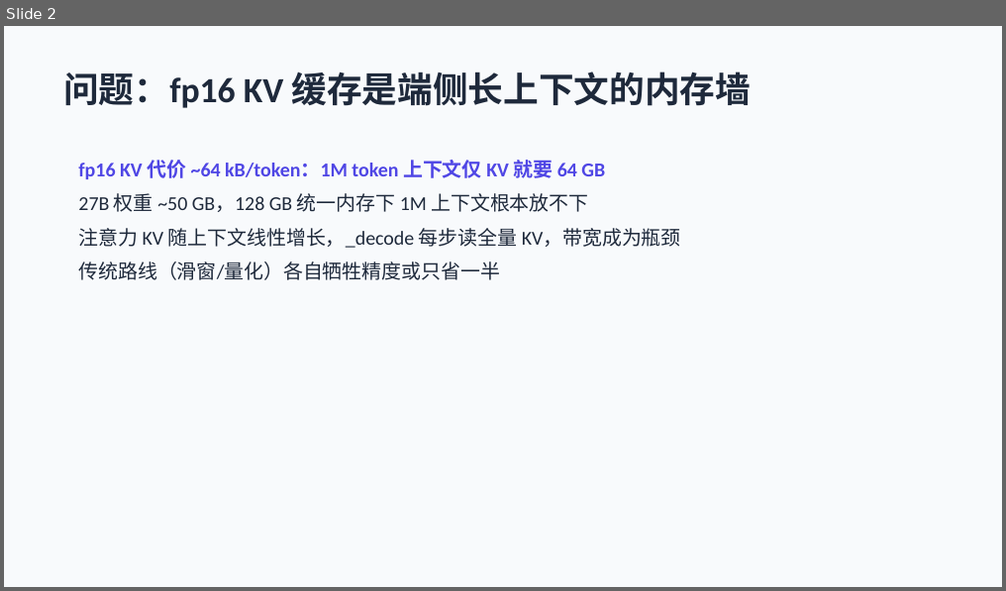
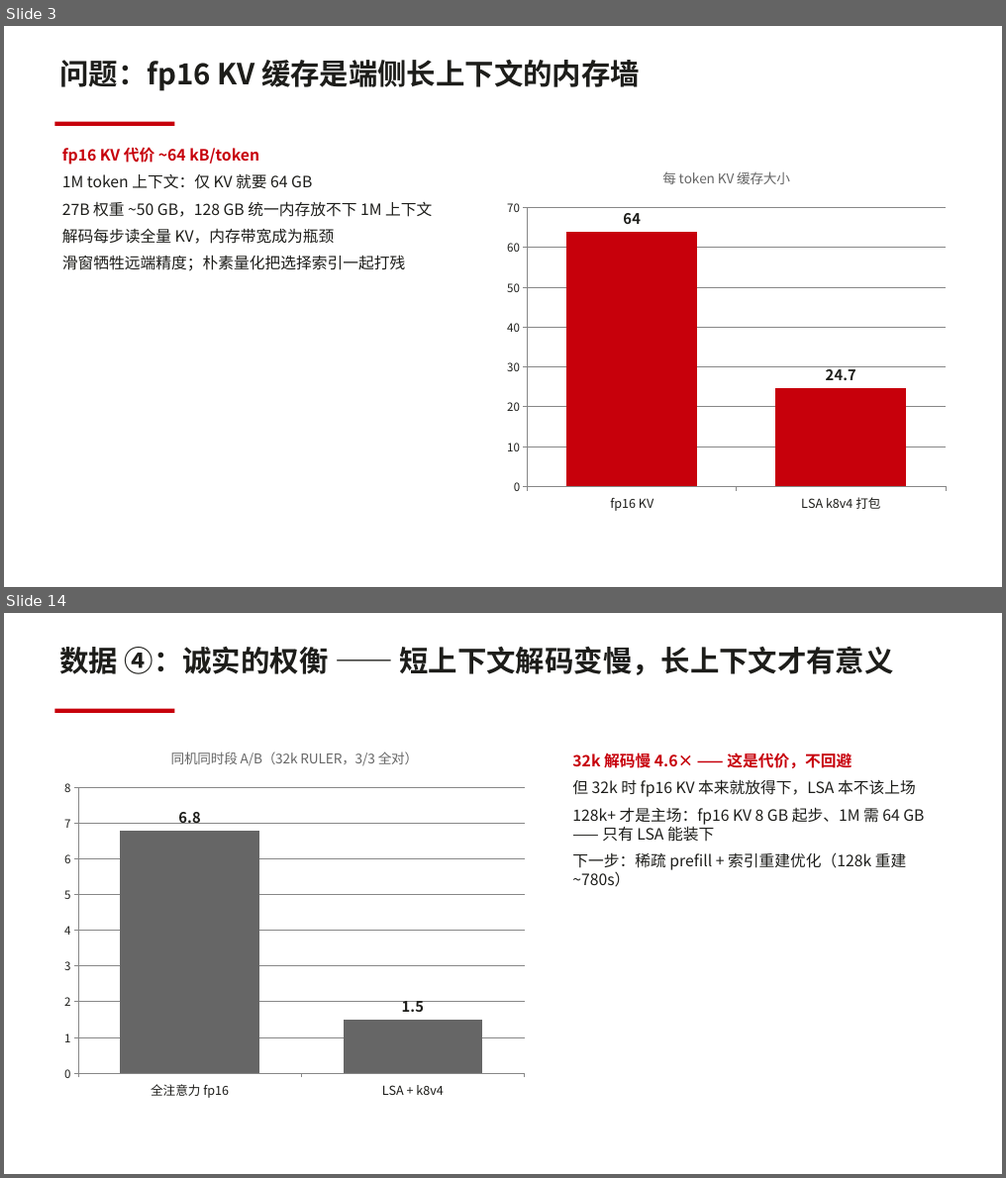
Before and after one commit to dahai80/fusion-lsa, a slide deck: docs/latent-spars-attention-mlx.pptx. Shown one above the other, each under a label of ours: slide 2 before the commit, slides 3 and 14 after it; the slides between them are not shown. The pictures are 1006x591 and 1006x1178 pixels, drawn with LibreOffice and Linux fonts; fonts in the diff are those of the drawing. Boxes give left, top, right and bottom in pixels: in the first picture for what was removed or moved away, otherwise in the second. Text is boxed around its words. In the diff, an @@ line names an element or a change of style, - is before the commit and + after.

```diff
--- a/docs/latent-spars-attention-mlx.pptx
+++ b/docs/latent-spars-attention-mlx.pptx
@@ slide 14 added at (4,613,1002,1174), background #FFFFFF @@
@@ text added at (60,646,893,675), 28 pt, text #1D1D1A, bold @@
+数据 ④：诚实的权衡 —— 短上下文解码变慢，长上下文才有意义
@@ rectangle added at (54,709,174,713), fill #C7000B @@
@@ column chart added at (54,733,534,1107) @@
+title "同机同时段 A/B（32k RULER，3/3 全对）"
+categories: 全注意力 fp16, LSA + k8v4
+Series 1: 6.8, 1.5
@@ text added at (572,779,924,887), 15 pt, text #1D1D1A @@
+32k 解码慢 4.6× —— 这是代价，不回避
+但 32k 时 fp16 KV 本来就放得下，LSA 本不该上场
+128k+ 才是主场：fp16 KV 8 GB 起步、1M 需 64 GB —— 只有 LSA 能装下
+下一步：稀疏 prefill + 索引重建优化（128k 重建 ~780s）
@@ what was slide 2 is now slide 3 @@
@@ slide 3 changed as well @@
@@ rectangle removed at (4,26,1002,587) @@
@@ text "问题：fp16 KV 缓存是端侧长上下文的内存墙": place and size @@
-text "问题：fp16 KV 缓存是端侧长上下文的内存墙" at (63,72,751,108)
+text "问题：fp16 KV 缓存是端侧长上下文的内存墙" at (60,60,640,91)
@@ text "问题：fp16 KV 缓存是端侧长上下文的内存墙" at (60,60,640,91): size 34 to 28 pt, font Calibri to Noto Sans CJK SC, text colour #1E293B to #1D1D1A @@
@@ rectangle added at (54,122,174,126), fill #C7000B @@
@@ text at (62,147,432,272): text changed; size 19 to 15 pt; font Calibri to Noto Sans CJK SC; text colour #1E293B to #1D1D1A @@
-fp16 KV 代价 ~64 kB/token：1M token 上下文仅 KV 就要 64 GB
-27B 权重 ~50 GB，128 GB 统一内存下 1M 上下文根本放不下
-注意力 KV 随上下文线性增长，_decode 每步读全量 KV，带宽成为瓶颈
-传统路线（滑窗/量化）各自牺牲精度或只省一半
+fp16 KV 代价 ~64 kB/token
+1M token 上下文：仅 KV 就要 64 GB
+27B 权重 ~50 GB，128 GB 统一内存放不下 1M 上下文
+解码每步读全量 KV，内存带宽成为瓶颈
+滑窗牺牲远端精度；朴素量化把选择索引一起打残
@@ column chart added at (498,154,954,520) @@
+title "每 token KV 缓存大小"
+categories: fp16 KV, LSA k8v4 打包
+Series 1: 64, 24.7
```
Also in this commit, not shown: 5 other slides changed, 10 other slides added, 3 slides removed.
